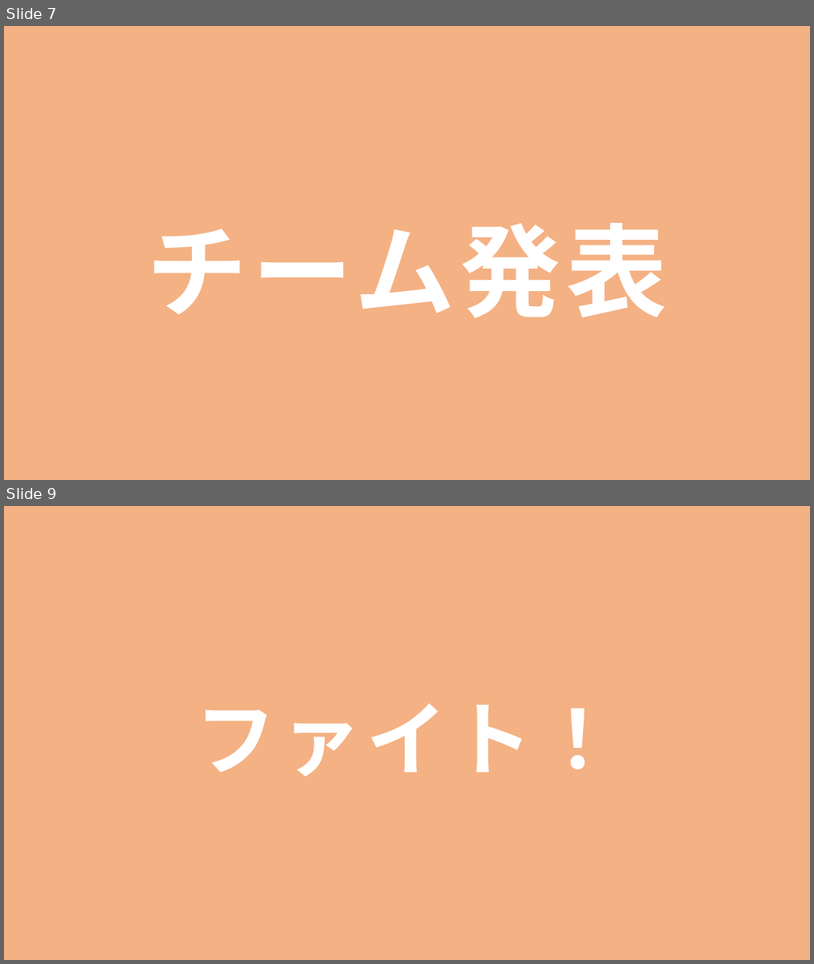
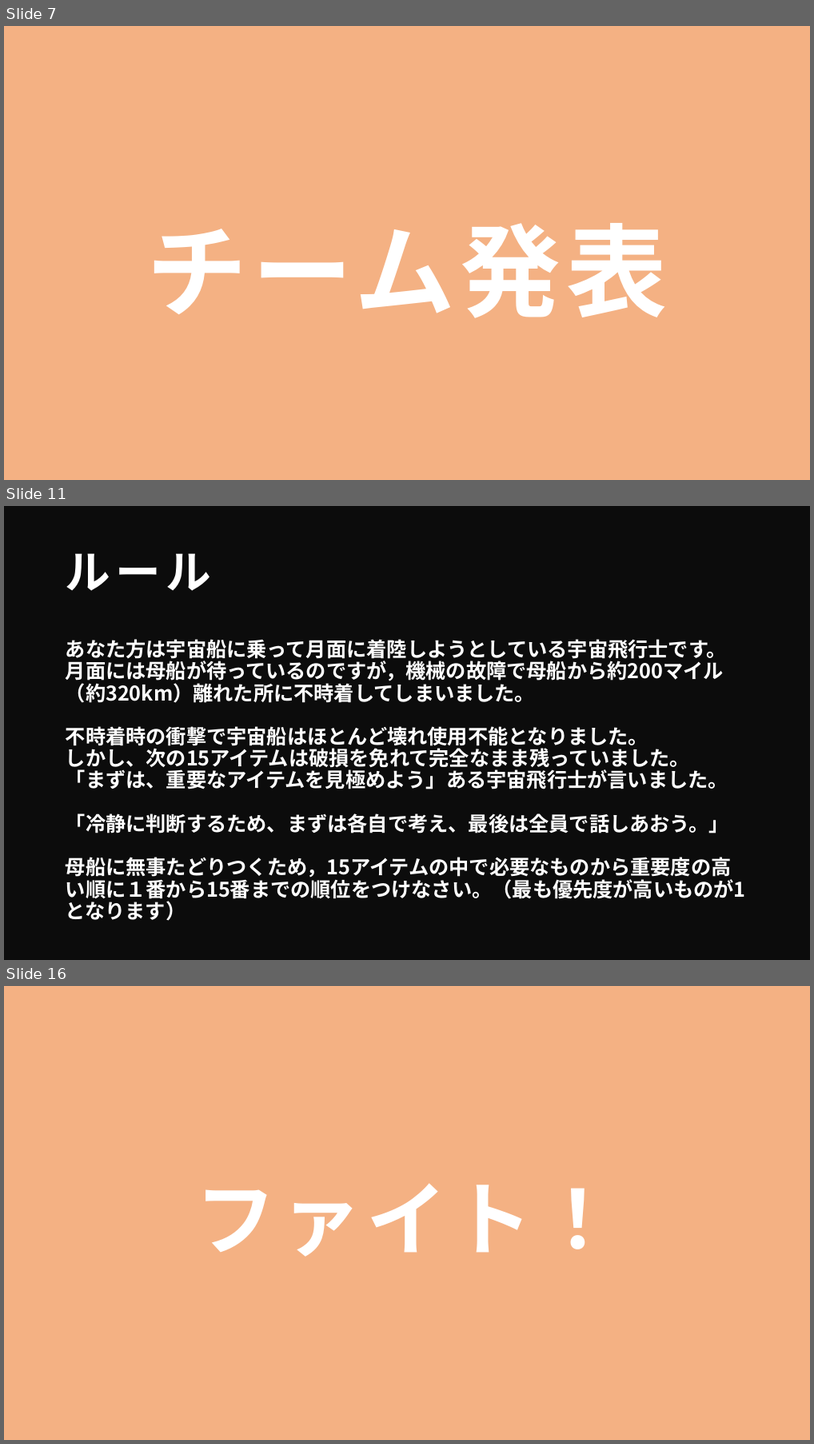
Before and after one commit to jack-app/jackhack2018_management, a slide deck: pptx/jackhack2018_opening.pptx. Shown one above the other, each under a label of ours: slides 7 and 9 before the commit, slides 7, 11 and 16 after it; the slides between them are not shown. The pictures are 814x964 and 814x1444 pixels, drawn with LibreOffice and Linux fonts; fonts in the diff are those of the drawing; background and template pictures are left out; a plain dark background stands for a picture behind light text. Boxes give left, top, right and bottom in pixels: in the first picture for what was removed or moved away, otherwise in the second. Text is boxed around its words. In the diff, an @@ line names an element or a change of style, - is before the commit and + after.

Commit message:
アイスブレイク追加（パワポのお話し）

```diff
--- a/pptx/jackhack2018_opening.pptx
+++ b/pptx/jackhack2018_opening.pptx
@@ slide 11 added at [4, 506, 810, 960], background picture (left out) @@
@@ rectangle added at [4, 506, 810, 960], fill #000000 at 70% opacity, outline #325491 1 pt @@
@@ title added at [66, 553, 212, 591], 54 pt, text #FFFFFF, bold @@
+ルール
@@ text added at [66, 639, 746, 902], 24 pt, text #FFFFFF, bold @@
+あなた方は宇宙船に乗って月面に着陸しようとしている宇宙飛行士です。
+月面には母船が待っているのですが，機械の故障で母船から約200マイル（約320km）離れた所に不時着してしまいました。
+不時着時の衝撃で宇宙船はほとんど壊れ使用不能となりました。
+しかし、次の15アイテムは破損を免れて完全なまま残っていました。
+「まずは、重要なアイテムを見極めよう」ある宇宙飛行士が言いました。
+「冷静に判断するため、まずは各自で考え、最後は全員で話しあおう。」
+母船に無事たどりつくため，15アイテムの中で必要なものから重要度の高い順に１番から15番までの順位をつけなさい。（最も優先度が高いものが1となります）
@@ what was slide 9 is now slide 16 @@
```
Also in this commit, not shown: 4 slides changed, 6 other slides added, 1 other file.
